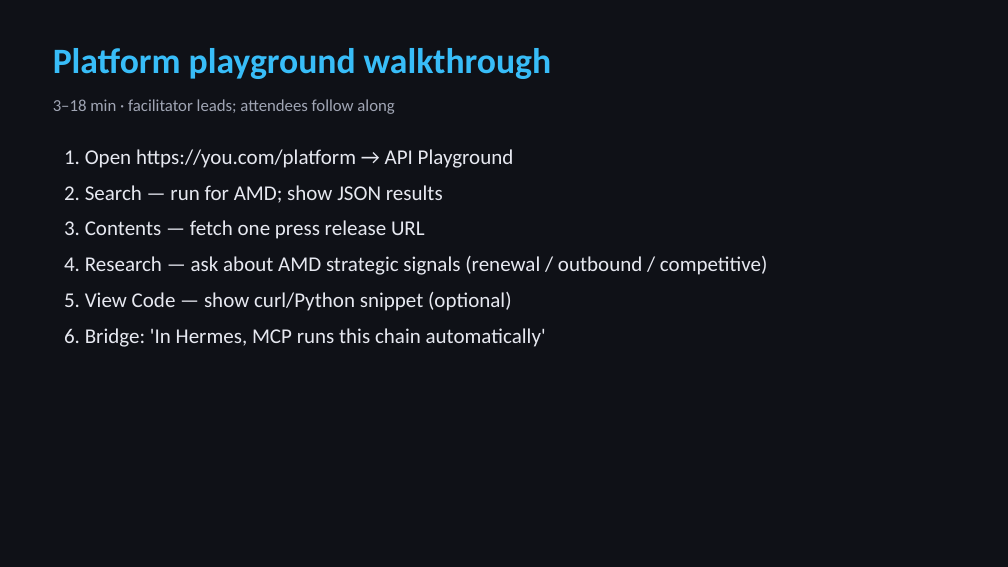
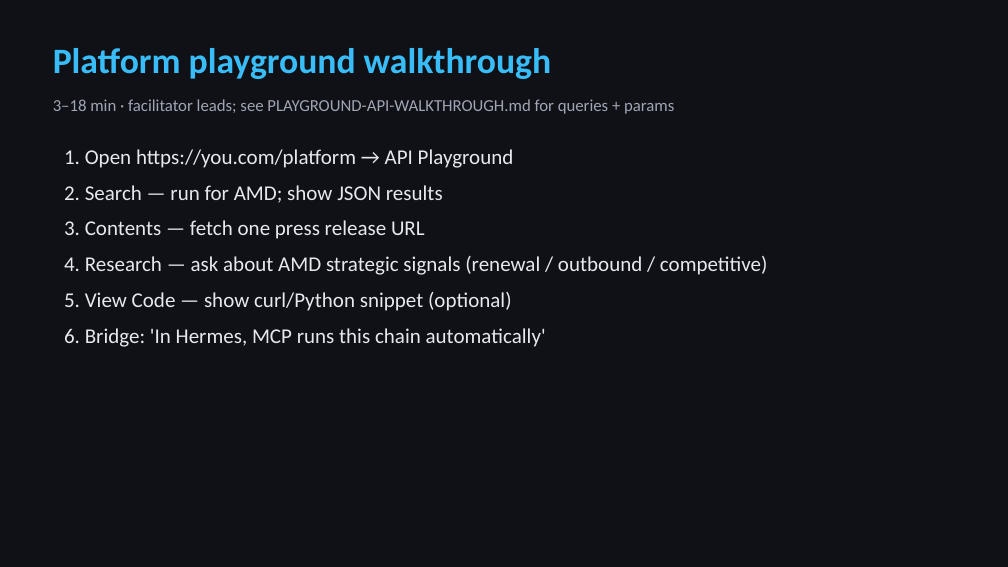
Before and after one commit to rayleegit/hermes-youcom-workshop, a slide deck: slide 11 of workshop-app/60-min-workshop-slides.pptx. Drawn at 1008x567 pixels with LibreOffice and Linux fonts; fonts in the diff are those of the drawing. Boxes give left, top, right and bottom in pixels: in the first picture for what was removed or moved away, otherwise in the second. Text is boxed around its words. In the diff, an @@ line names an element or a change of style, - is before the commit and + after.

```diff
--- a/workshop-app/60-min-workshop-slides.pptx
+++ b/workshop-app/60-min-workshop-slides.pptx
@@ text at <box>53,99,674,114</box>: text changed @@
-3–18 min · facilitator leads; attendees follow along
+3–18 min · facilitator leads; see PLAYGROUND-API-WALKTHROUGH.md for queries + params
```
Also in this commit, not shown: 1 other slide changed, 8 other files.
